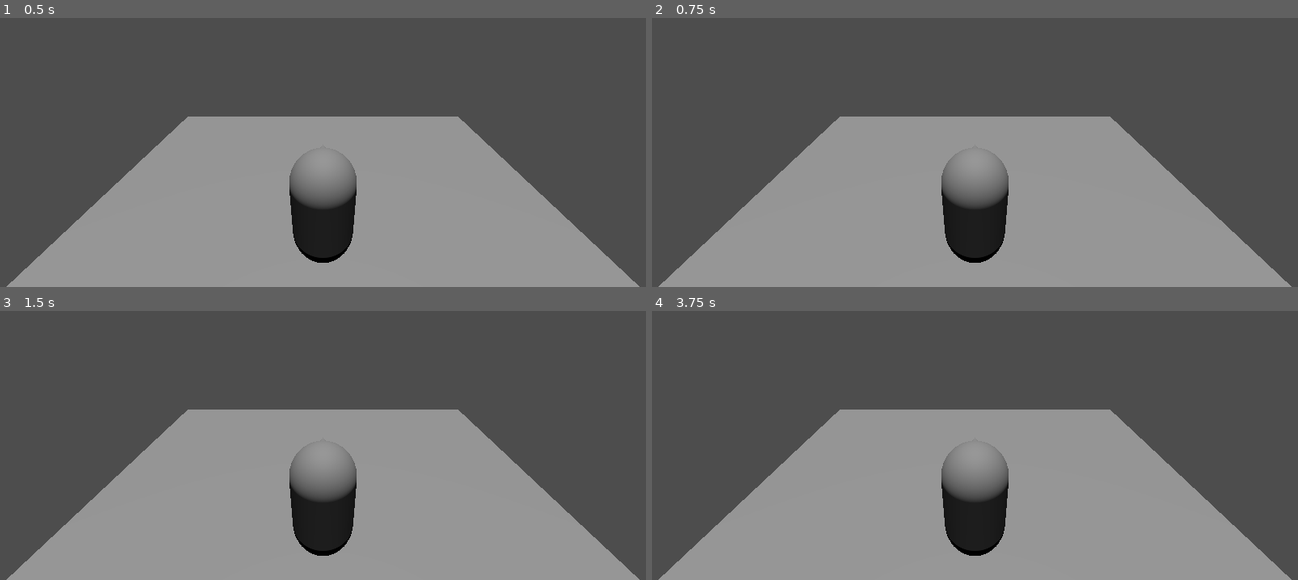
Above: before the commit, frames 1-4 (two rows, left to right).
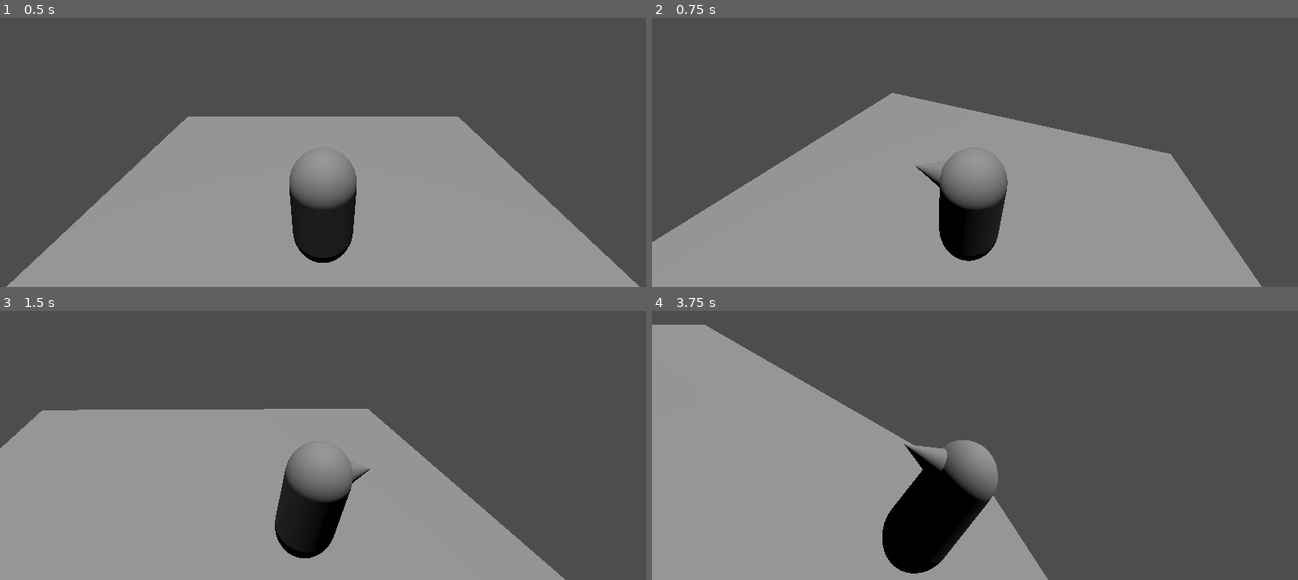
Above: after the commit, the same moments.

Repository: B1689542/Bannana-Barry-and-His-Quest-for-the-Third-Dimension
Game: Godot game, scene res://world.tscn
Same seed, same stepped clock (60 frames per second), same inputs: the game is played once before the commit and once after it.
Inputs (mouse positions are in pixels of both pictures, inside the frame that each line leads up to):
- Up to frame 1 (0.5 s): no input
- Up to frame 2 (0.75 s): tap Enter at 0.5 s; move the mouse to (1117, 87) at 0.52 s
- Up to frame 3 (1.5 s): tap Space at 1.25 s; move the mouse to (193, 415) at 1.27 s
- Up to frame 4 (3.75 s): tap Enter at 2, 3.5 s; move the mouse to (1039, 319) at 2.02 s; tap Space at 2.75 s; move the mouse to (942, 472) at 2.77 s; move the mouse to (1168, 453) at 3.52 s

Frame 1 is identical in both runs. In frame 2, 6.4% of the frame differs, in the area x 0-99%, y 27-100%; in frame 3, 19%; in frame 4, 42%, in the area x 0-99%, y 5-100%.

Commit message:
Update spring_arm_3d.gd

Diff:
--- a/spring_arm_3d.gd
+++ b/spring_arm_3d.gd
@@ -14,8 +14,8 @@
 func _input(event):
 	if event is InputEventMouseMotion:
 		print("Mouse Motion at: ", event.position)
-		#rotate_y(.005 * -event.relative.x)
-		test = transform.basis.z.x
+		rotate_y(.005 * -event.relative.x)
+		test = transform.basis.x.x
 		rotate_x(-test)
-		rotate_x(.005 * test * .5)
-		#rotate_z(.005 * test * -.5) #havin a spot of bother with this one
+		rotate_x((.005 * event.relative.y * .5)+test)
+		#rotate_z((.005 * event.relative.y * .5)+test) #havin a spot of bother with this one
